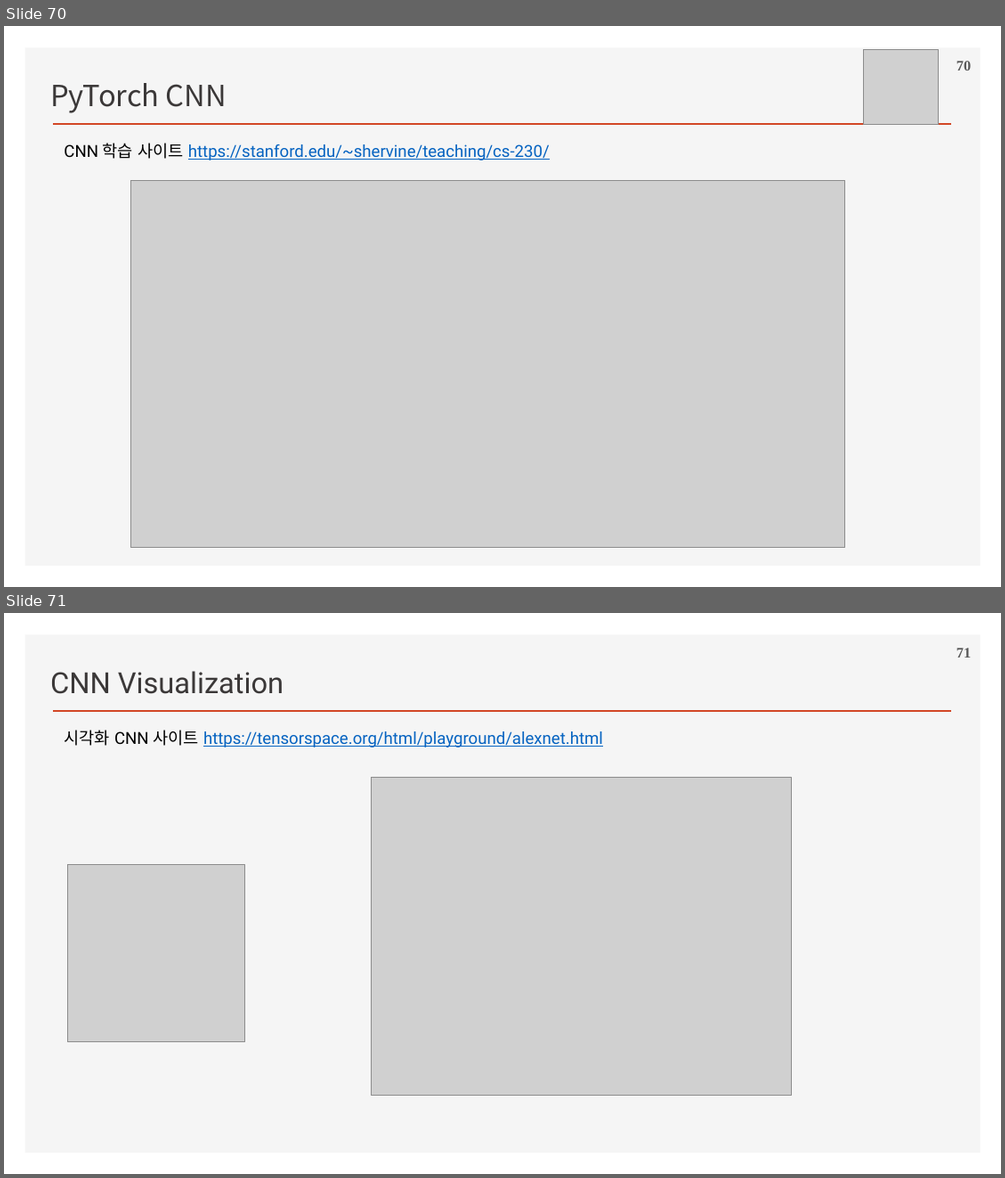
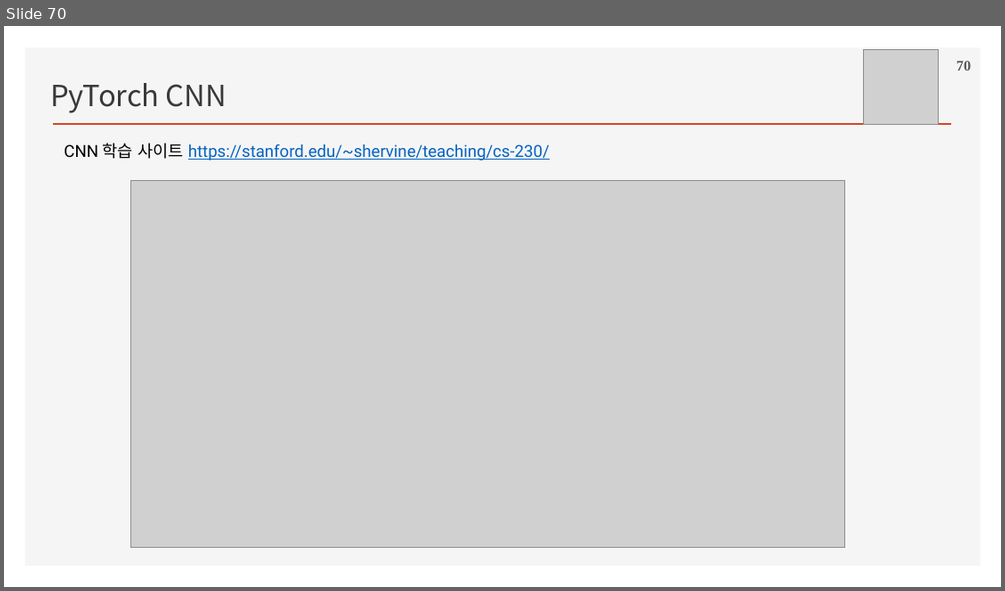
Before and after one commit to ancestor9/2026_Fall_Deep-Learning-with-Python, a slide deck: Chapter 08 Image Classification.pptx. Shown one above the other, each under a label of ours: slides 70 and 71 before the commit, slide 70 after it. The pictures are 1005x1178 and 1005x591 pixels, drawn with LibreOffice and Linux fonts; fonts in the diff are those of the drawing; grey boxes stand for pictures; background and template pictures are left out. Boxes give left, top, right and bottom in pixels: in the first picture for what was removed or moved away, otherwise in the second. Text is boxed around its words. In the diff, an @@ line names an element or a change of style, - is before the commit and + after.

```diff
--- a/Chapter 08 Image Classification.pptx
+++ b/Chapter 08 Image Classification.pptx
@@ slide 71 removed at box(4, 613, 1001, 1174), background #FFFFFF; not listed: 2 template elements that a slide beside it also shows @@
@@ page number removed at box(956, 648, 971, 657) @@
-71
@@ text removed at box(50, 671, 283, 694) @@
-CNN Visualization
@@ text removed at box(64, 730, 603, 747) @@
-시각화 CNN 사이트 https://tensorspace.org/html/playground/alexnet.html
@@ picture removed at box(372, 777, 791, 1095) @@
@@ picture removed at box(67, 865, 244, 1041) @@
```
Also in this commit, not shown: 6 slides changed, 1 slide added, 5 other slides removed.
